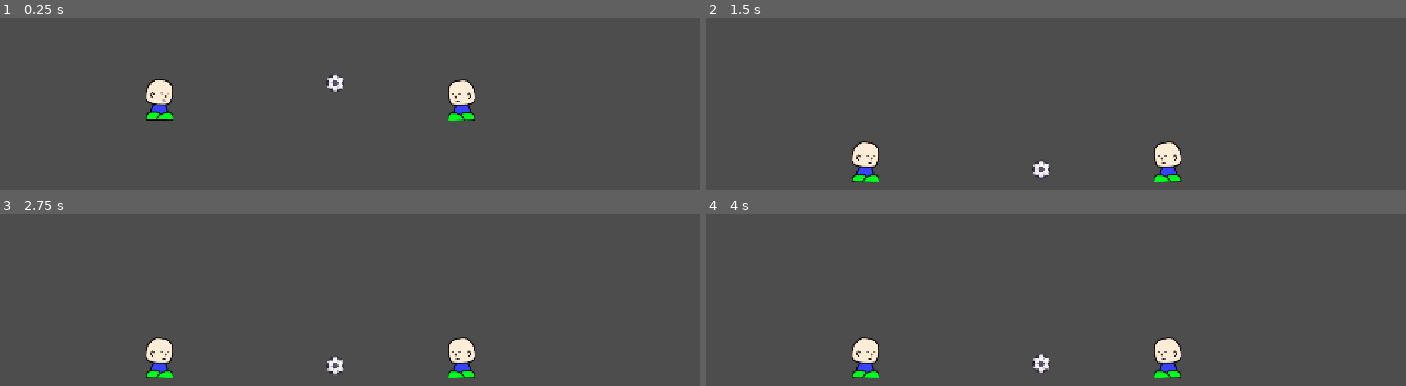
Above: before the commit, frames 1-4 (two rows, left to right).
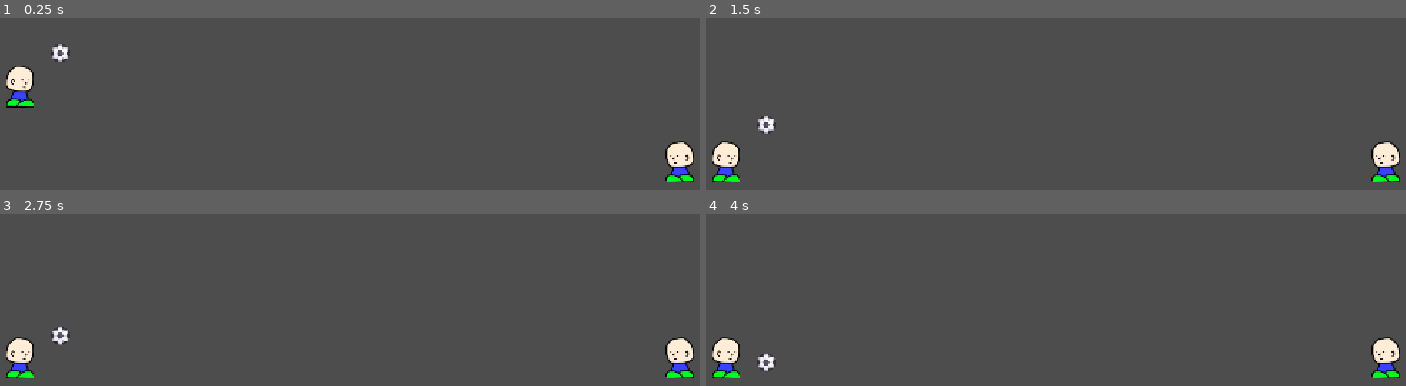
Above: after the commit, the same moments.

Repository: DidaBruno/Cardball
Game: Godot game, scene res://scenes/pitch.tscn
Two runs of this game, one before a commit and one after it. Both use one fixed random seed, a clock stepped at 60 frames per second and the inputs below. The project has no main scene, so this scene is started directly.
Inputs:
- Up to frame 1 (0.25 s): no input
- Up to frame 2 (1.5 s): no input
- Up to frame 3 (2.75 s): no input
- Up to frame 4 (4 s): no input

The runs differ from the first frame. In frame 1, 3.6% of the frame differs, in the area x 0-100%, y 15-96%; in frame 2, 3.5%; in frame 3, 3.5%; in frame 4, 3.5%.

Commit message:
Fix bug: player bouncing on the ball (add collision layers)

Diff:
--- a/project.godot
+++ b/project.godot
@@ -62,6 +62,12 @@
 ]
 }
 
+[layer_names]
+
+2d_physics/layer_1="ground"
+2d_physics/layer_2="players"
+2d_physics/layer_3="ball"
+
 [physics]
 
 3d/physics_engine="Jolt Physics"
--- a/scenes/ball.tscn
+++ b/scenes/ball.tscn
@@ -10,6 +10,8 @@
 radius = 15.0
 
 [node name="Ball" type="RigidBody2D" unique_id=1018734880]
+collision_layer = 4
+collision_mask = 3
 mass = 0.5
 physics_material_override = SubResource("PhysicsMaterial_y1p4y")
 
--- a/scenes/pitch.tscn
+++ b/scenes/pitch.tscn
@@ -4,44 +4,51 @@
 [ext_resource type="PackedScene" uid="uid://dg5os33emlcoa" path="res://scenes/ball.tscn" id="2_2msfa"]
 
 [sub_resource type="RectangleShape2D" id="RectangleShape2D_y1p4y"]
-size = Vector2(2000, 40)
+size = Vector2(2000, 286)
 
 [sub_resource type="RectangleShape2D" id="RectangleShape2D_he2tf"]
-size = Vector2(20, 593)
+size = Vector2(345, 1144.5)
 
 [node name="Pitch" type="Node2D" unique_id=1066713230]
 
 [node name="Player" parent="." unique_id=950440051 instance=ExtResource("1_jcxhh")]
-position = Vector2(312, 240)
+position = Vector2(111, 221)
 
 [node name="Player2" parent="." unique_id=1264549729 instance=ExtResource("1_jcxhh")]
-position = Vector2(747, 241)
+position = Vector2(1061, 335)
 input_prefix = "p2"
 facing_direction = -1.0
 
 [node name="Ball" parent="." unique_id=1018734880 instance=ExtResource("2_2msfa")]
-position = Vector2(565, 228)
+position = Vector2(169, 185)
 
 [node name="Ground" type="StaticBody2D" parent="." unique_id=248817652]
+collision_mask = 0
 
 [node name="CollisionShape2D" type="CollisionShape2D" parent="Ground" unique_id=512961480]
-position = Vector2(520, 420)
+position = Vector2(520, 543)
 shape = SubResource("RectangleShape2D_y1p4y")
 
 [node name="Wall" type="StaticBody2D" parent="." unique_id=1614488168]
+collision_mask = 0
 
 [node name="CollisionShape2D" type="CollisionShape2D" parent="Wall" unique_id=484474597]
-position = Vector2(0, 103.5)
-shape = SubResource("RectangleShape2D_he2tf")
-
-[node name="Wall2" type="StaticBody2D" parent="." unique_id=711405728]
-
-[node name="CollisionShape2D" type="CollisionShape2D" parent="Wall2" unique_id=848090218]
-position = Vector2(1152, 103)
+position = Vector2(-162.5, 103.5)
 shape = SubResource("RectangleShape2D_he2tf")
 
 [node name="Ground2" type="StaticBody2D" parent="." unique_id=994460358]
+collision_mask = 0
 
 [node name="CollisionShape2D" type="CollisionShape2D" parent="Ground2" unique_id=245848016]
-position = Vector2(540, -213)
+position = Vector2(527, -339)
 shape = SubResource("RectangleShape2D_y1p4y")
+
+[node name="Wall2" type="StaticBody2D" parent="." unique_id=2039942065]
+collision_mask = 0
+
+[node name="CollisionShape2D" type="CollisionShape2D" parent="Wall2" unique_id=1683509067]
+position = Vector2(1301, 106)
+shape = SubResource("RectangleShape2D_he2tf")
+
+[node name="Wall3" type="StaticBody2D" parent="." unique_id=1400229397]
+collision_mask = 0
--- a/scenes/player.tscn
+++ b/scenes/player.tscn
@@ -10,6 +10,8 @@
 radius = 20.0
 
 [node name="Player" type="CharacterBody2D" unique_id=950440051]
+collision_layer = 2
+collision_mask = 3
 script = ExtResource("1_onrkg")
 
 [node name="CollisionShape2D" type="CollisionShape2D" parent="." unique_id=1029359793]
@@ -22,6 +24,7 @@
 
 [node name="KickZone" type="Area2D" parent="." unique_id=369936069]
 position = Vector2(25, 0)
+collision_mask = 5
 
 [node name="CollisionShape2D" type="CollisionShape2D" parent="KickZone" unique_id=1892684469]
 position = Vector2(0, 10)
--- a/scripts/player.gd
+++ b/scripts/player.gd
@@ -11,8 +11,7 @@
 @export var double_tap_window: float = 0.25
 @export var dash_cooldown: float = 0.5
 @export var kick_force: float = 600.0
-@export var player_push_force: float = 5000.0
-@export var ball_push_force: float = 40
+@export var push_force: float = 5000.0
 
 @onready var kick_zone: Area2D = $KickZone
 @onready var sprite: Sprite2D = $Sprite2D
@@ -91,9 +90,4 @@
 		if collider is CharacterBody2D:
 			var other_player: CharacterBody2D = collider
 			var push_direction := (other_player.global_position - global_position).normalized()
-			other_player.external_push += push_direction.x * player_push_force * get_physics_process_delta_time()
-
-		elif collider is RigidBody2D:
-			var ball: RigidBody2D = collider
-			var push_direction := (ball.global_position - global_position).normalized()
-			ball.apply_central_impulse(push_direction * ball_push_force)
+			other_player.external_push += push_direction.x * push_force * get_physics_process_delta_time()
Binary file added: temp_assets/player2.png
Not shown, added: temp_assets/player2.png.import
